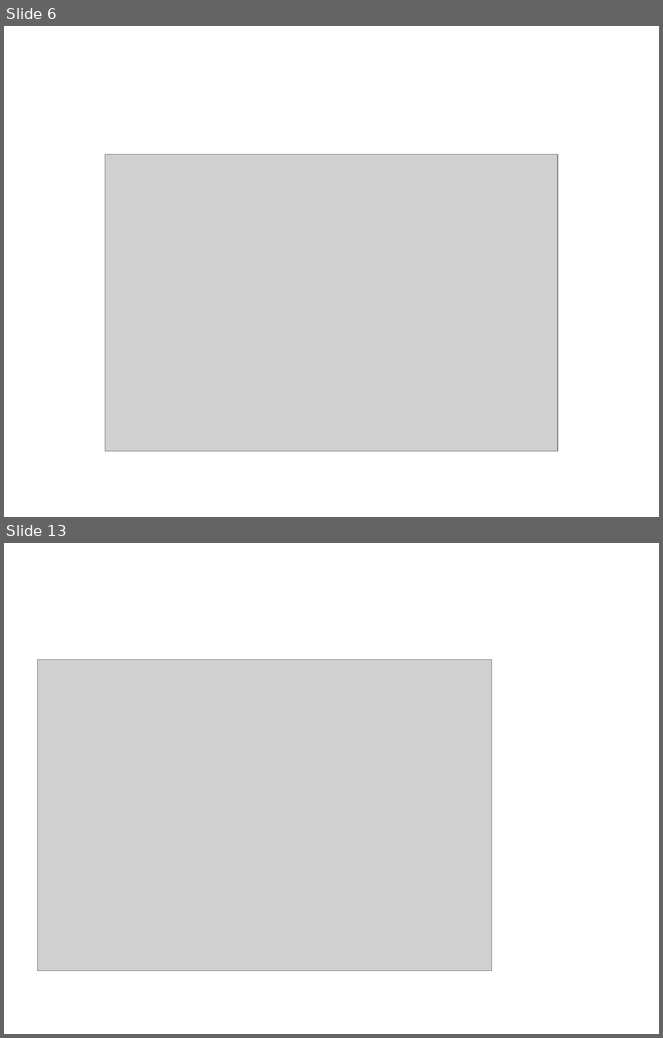
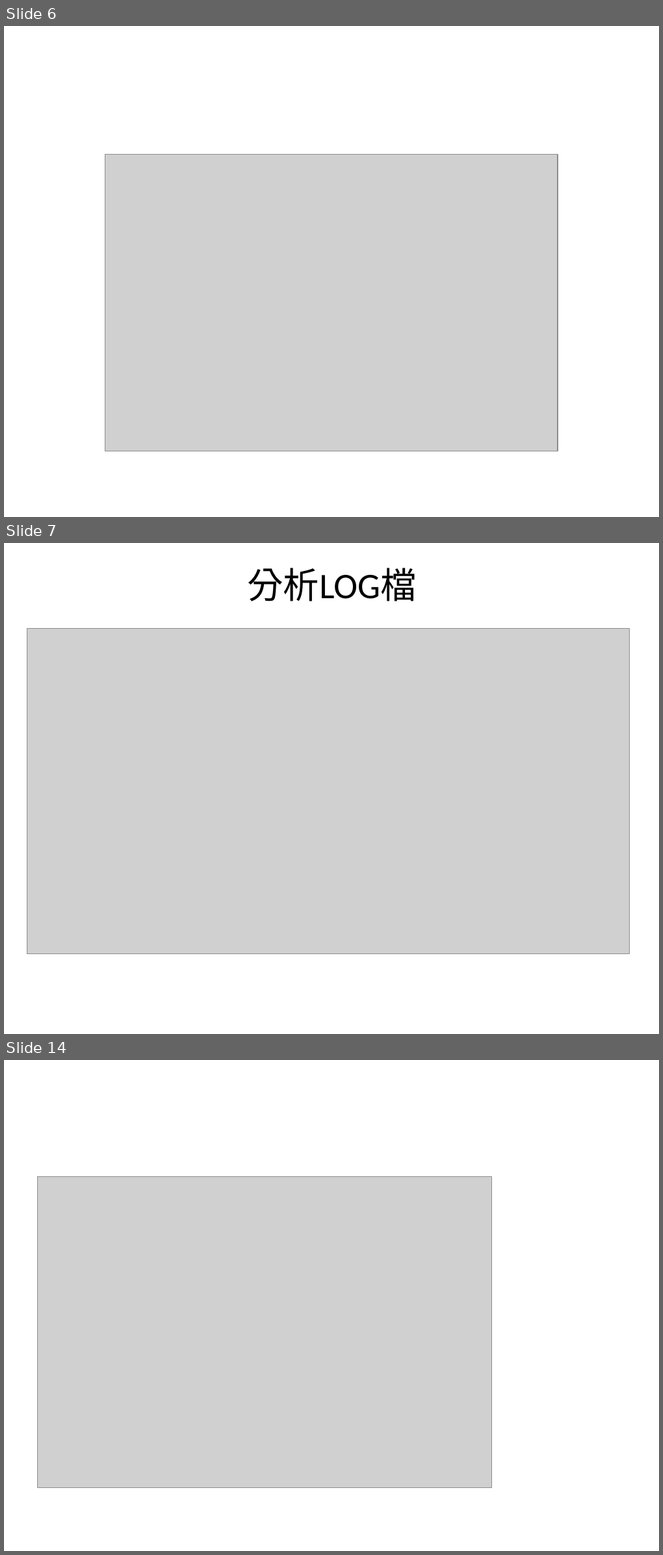
Before and after one commit to jaywu103201/2021-long, a slide deck: 網站開發與安全/HOMEWORK/20210224.pptx. Shown one above the other, each under a label of ours: slides 6 and 13 before the commit, slides 6, 7 and 14 after it; the slides between them are not shown. The pictures are 663x1038 and 663x1555 pixels, drawn with LibreOffice and Linux fonts; fonts in the diff are those of the drawing; grey boxes stand for pictures. Boxes give left, top, right and bottom in pixels: in the first picture for what was removed or moved away, otherwise in the second. Text is boxed around its words. In the diff, an @@ line names an element or a change of style, - is before the commit and + after.

```diff
--- a/網站開發與安全/HOMEWORK/20210224.pptx
+++ b/網站開發與安全/HOMEWORK/20210224.pptx
@@ slide 7 added at [4, 543, 659, 1034], background #FFFFFF @@
@@ title added at [248, 568, 417, 601], 39.6 pt, text #000000 @@
+分析LOG檔
@@ picture added at [27, 629, 630, 954] @@
@@ what was slide 13 is now slide 14 @@
```
Also in this commit, not shown: 2 slides changed, 15 other slides added, 6 slides removed.
